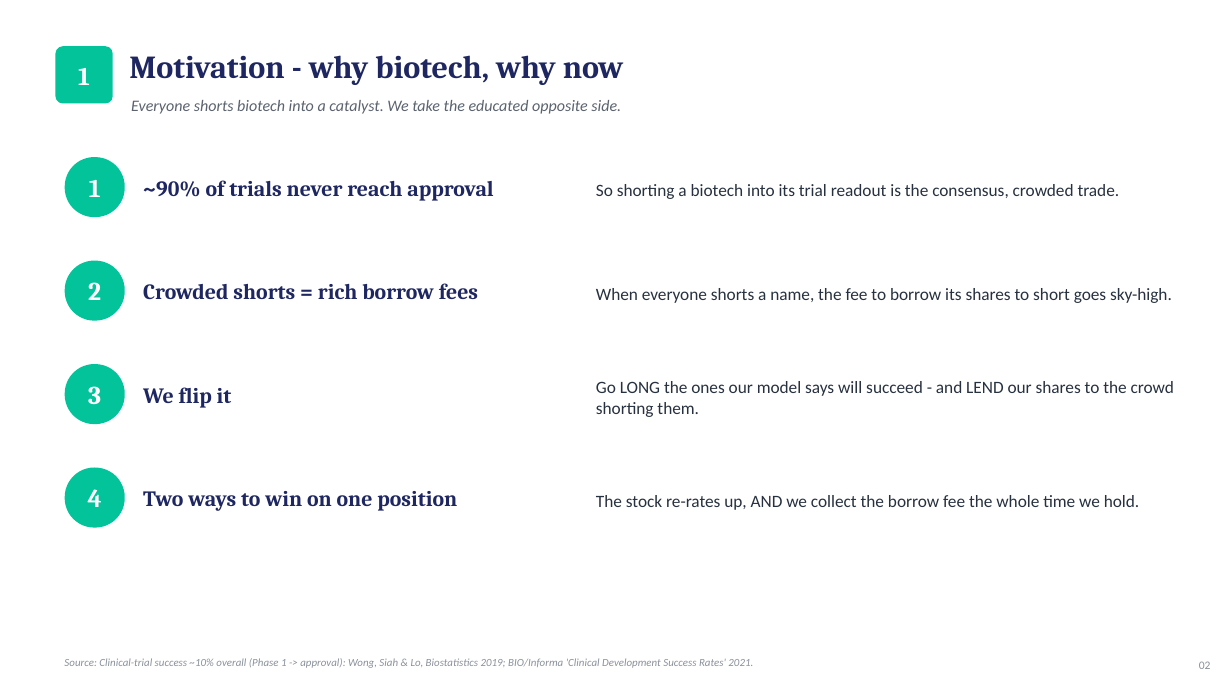
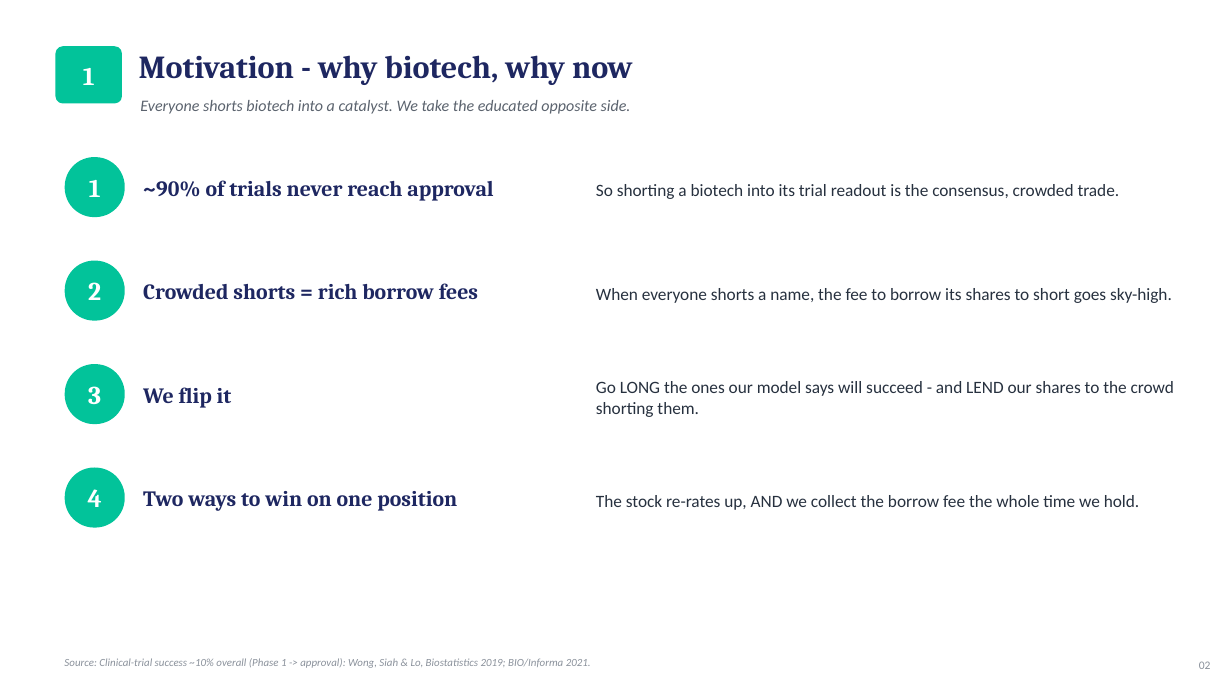
Before and after one commit to zenotheboi/hedgefund-analysis, a slide deck: slide 2 of reports/Biotech_Catalyst_Strategy_Deck.pptx. Drawn at 1232x693 pixels with LibreOffice and Linux fonts; fonts in the diff are those of the drawing. Boxes give left, top, right and bottom in pixels: in the first picture for what was removed or moved away, otherwise in the second. Text is boxed around its words. In the diff, an @@ line names an element or a change of style, - is before the commit and + after.

Commit message:
Deck: restore short-leg proof to main flow, add appendix (OAT/hedge/56-fan), auto-numbering
- 'Why we drop the short' leg-split table back in the MAIN deck (was cut)
- Appendix: A1 one-at-a-time sensitivity (borrow rate dominates, 56%),
  A2 hedge methodology + beta, A3 the 68->56 fan chart
- Refactor to auto-incrementing section/page numbers so inserts don't renumber
- 20 slides (16 main + divider + 3 appendix)

```diff
--- a/reports/Biotech_Catalyst_Strategy_Deck.pptx
+++ b/reports/Biotech_Catalyst_Strategy_Deck.pptx
@@ rounded rectangle "1": place and size @@
-rounded rectangle "1" at <box>55,46,113,104</box>
+rounded rectangle "1" at <box>55,46,122,104</box>
@@ text "Motivation - why biotech, why ...": place and size @@
-text "Motivation - why biotech, why ..." at <box>129,55,624,85</box>
+text "Motivation - why biotech, why ..." at <box>139,55,633,85</box>
@@ text "Everyone shorts biotech into a ...": place and size @@
-text "Everyone shorts biotech into a ..." at <box>131,100,621,114</box>
+text "Everyone shorts biotech into a ..." at <box>140,100,631,114</box>
@@ text at <box>64,658,591,668</box>: text changed @@
-Source: Clinical-trial success ~10% overall (Phase 1 -> approval): Wong, Siah & Lo, Biostatistics 2019; BIO/Informa 'Clinical Development Success Rates' 2021.
+Source: Clinical-trial success ~10% overall (Phase 1 -> approval): Wong, Siah & Lo, Biostatistics 2019; BIO/Informa 2021.
```
Also in this commit, not shown: 13 other slides changed, 5 slides added, 3 other files.
